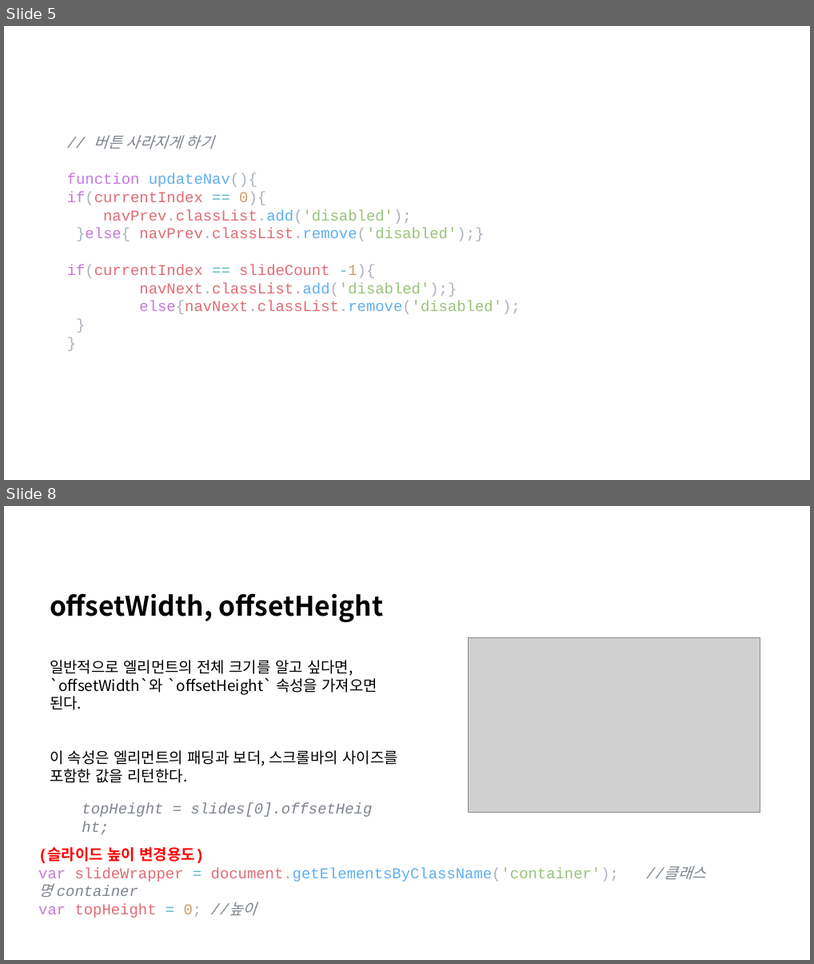
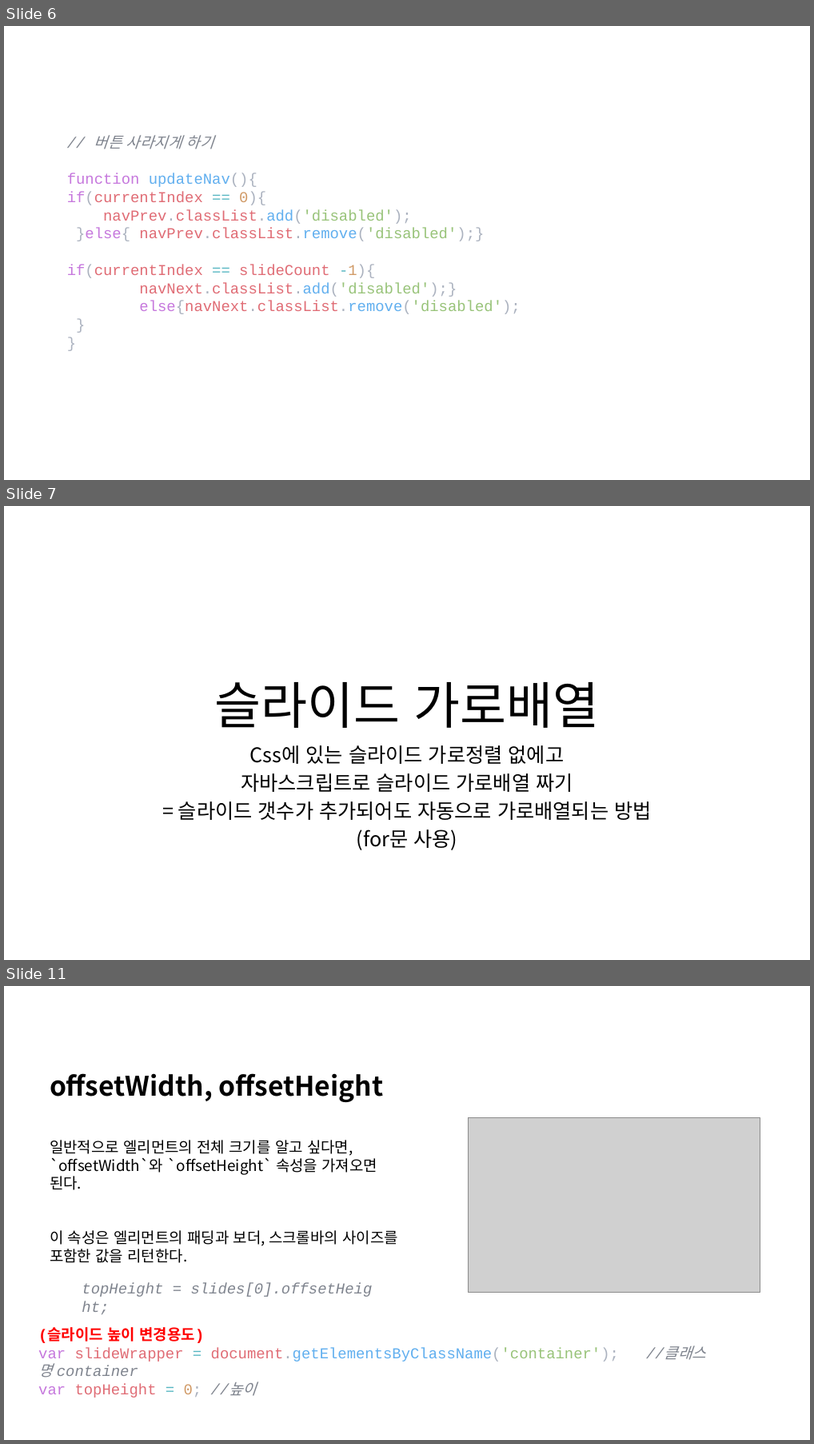
Before and after one commit to lsh58/Javascript, a slide deck: study/ex03_제작/추가내용.pptx. Shown one above the other, each under a label of ours: slides 5 and 8 before the commit, slides 6, 7 and 11 after it; the slides between them are not shown. The pictures are 814x964 and 814x1444 pixels, drawn with LibreOffice and Linux fonts; fonts in the diff are those of the drawing; grey boxes stand for pictures. Boxes give left, top, right and bottom in pixels: in the first picture for what was removed or moved away, otherwise in the second. Text is boxed around its words. In the diff, an @@ line names an element or a change of style, - is before the commit and + after.

```diff
--- a/study/ex03_제작/추가내용.pptx
+++ b/study/ex03_제작/추가내용.pptx
@@ slide 7 added at (4,506,810,960), background #FFFFFF @@
@@ title added at (214,682,600,728), 60 pt, text #000000 @@
+슬라이드 가로배열
@@ subtitle added at (178,745,651,850), 24 pt, text #000000 @@
+Css에 있는 슬라이드 가로정렬 없에고
+자바스크립트로 슬라이드 가로배열 짜기
+= 슬라이드 갯수가 추가되어도 자동으로 가로배열되는 방법
+(for문 사용)
@@ what was slide 5 is now slide 6 @@
@@ what was slide 8 is now slide 11 @@
```
Also in this commit, not shown: 2 slides changed, 5 other slides added, 2 slides removed.
